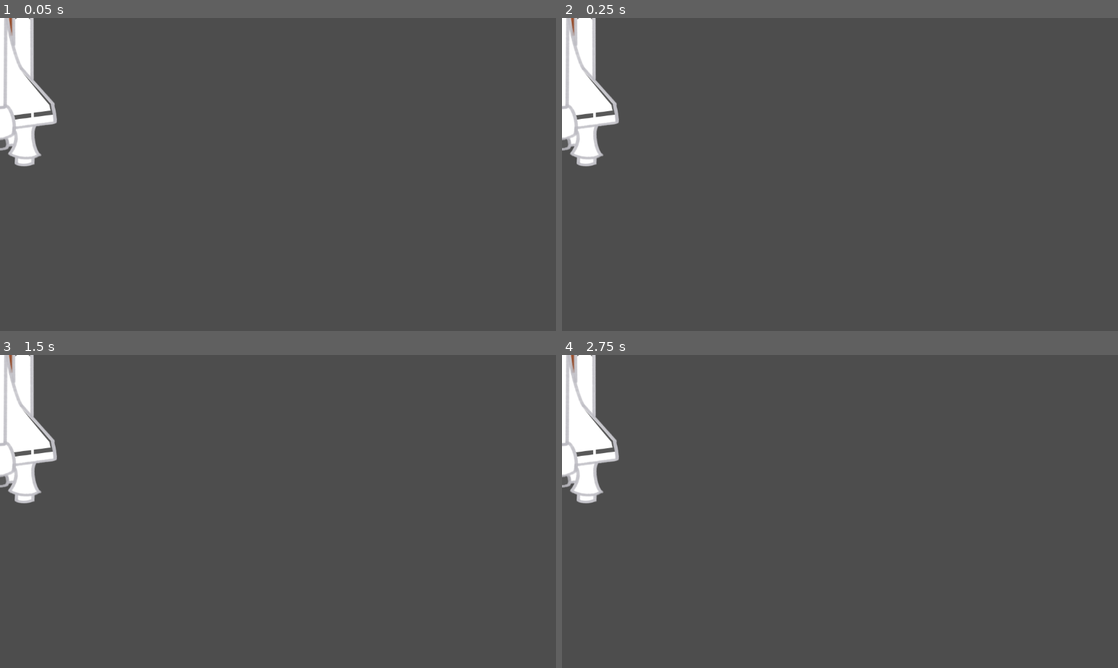
Above: before the commit, frames 1-4 (two rows, left to right).
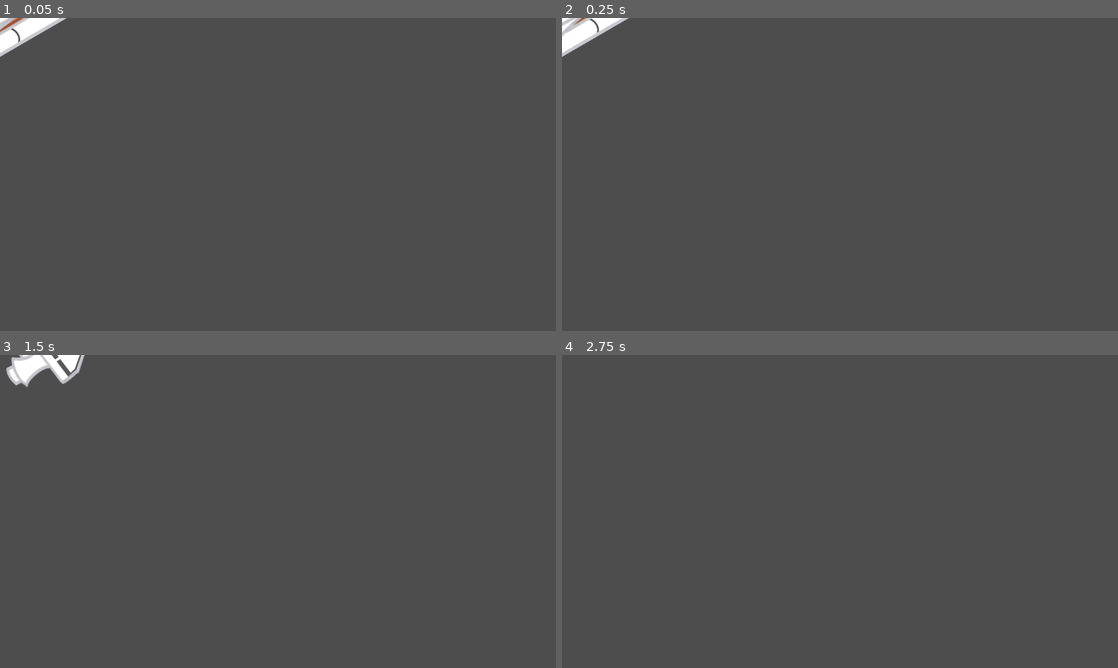
Above: after the commit, the same moments.

Repository: ygda-org/frog-jam
Game: Godot game, scene res://scenes/enemies/spacecraft.tscn
Same seed, same stepped clock (60 frames per second), same inputs: the game is played once before the commit and once after it. This scene is started directly instead of the project's main scene.
Inputs (mouse positions are in pixels of both pictures, inside the frame that each line leads up to):
- Up to frame 1 (0.05 s): no input
- Up to frame 2 (0.25 s): no input
- Up to frame 3 (1.5 s): move the mouse to (400, 495) at 0.52 s; click (400, 495) at 0.67 s; move the mouse to (166, 527) at 1.27 s; click (166, 527) at 1.42 s
- Up to frame 4 (2.75 s): move the mouse to (895, 442) at 2.02 s; click (895, 442) at 2.17 s

The runs differ from the first frame. In frame 1, 3.1% of the frame differs, in the area x 0-12%, y 0-48%; in frame 2, 3.0%; in frame 3, 3.4%, in the area x 0-16%, y 0-48%; in frame 4, 3.1%.

Commit message:
Spacecraft movement! Doesn't collide w/ player & do dmg tho yet

Diff:
--- a/scenes/enemies/spacecraft.gd
+++ b/scenes/enemies/spacecraft.gd
@@ -1,6 +1,11 @@
 extends CharacterBody2D
 
+const SPEED = 200
+
 var random = RandomNumberGenerator.new()
+
+var starting_side
+var rotationdeg
 
 var behavior # does it act like sputnik or shuttle, 0 for sputnik 1 for shuttle
 # Called when the node enters the scene tree for the first time.
@@ -15,7 +20,14 @@
 		scale = Vector2(0.5, 0.5)
 		$Collision1.disabled = false
 
+	starting_side = get_viewport().size.x if random.randi_range(0,1) == 0 else 0
+	position.x = starting_side
+	rotationdeg = random.randi_range(60, 120)
+	rotation = (rotationdeg * PI) / 180
+	if starting_side != 0:
+		rotation += PI
+	velocity = Vector2(0, -SPEED).rotated(rotation)
 
 # Called every frame. 'delta' is the elapsed time since the previous frame.
-func _process(delta):
-	pass
+func _physics_process(delta):
+	move_and_slide()
